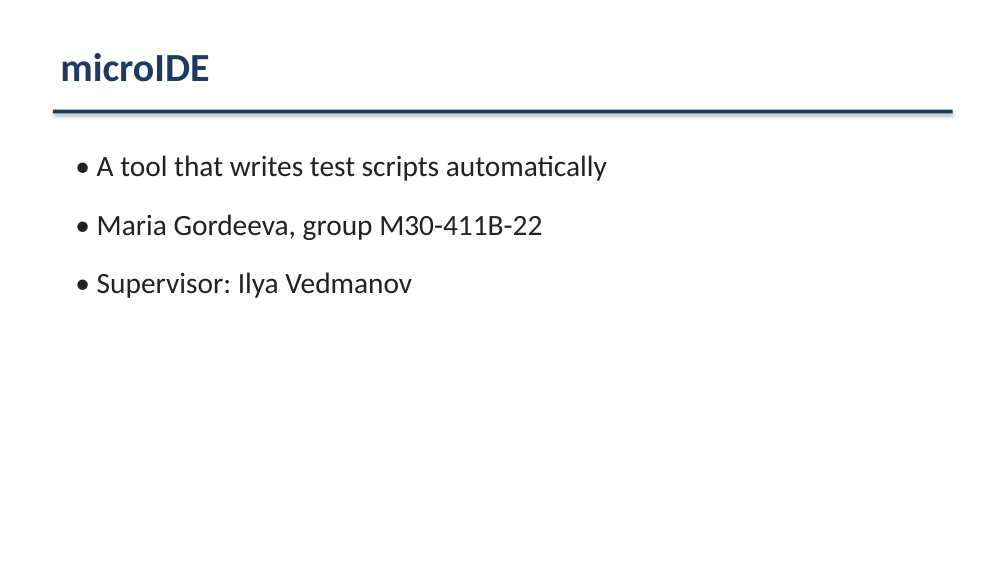
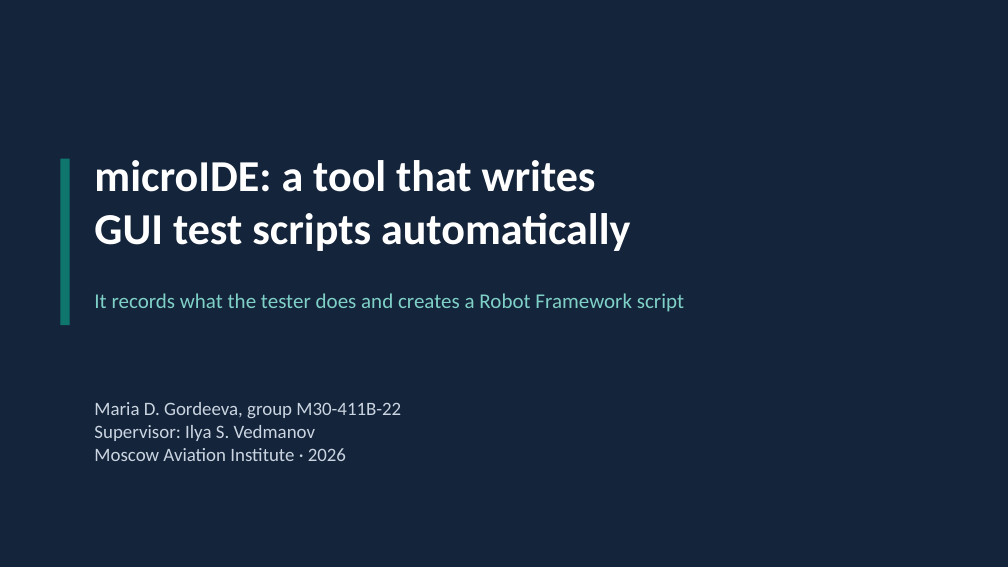
Before and after one commit to gordi27/microide, a slide deck: slide 1 of presentation/microIDE_presentation.pptx. Drawn at 1008x567 pixels with LibreOffice and Linux fonts; fonts in the diff are those of the drawing. Boxes give left, top, right and bottom in pixels: in the first picture for what was removed or moved away, otherwise in the second. Text is boxed around its words. In the diff, an @@ line names an element or a change of style, - is before the commit and + after.

```diff
--- a/presentation/microIDE_presentation.pptx
+++ b/presentation/microIDE_presentation.pptx
@@ rectangle added at <box>0,0,1008,567</box>, fill #14243B @@
@@ text removed at <box>60,53,209,82</box> @@
-microIDE
@@ rectangle removed at <box>53,110,953,113</box> @@
@@ rectangle added at <box>60,159,70,325</box>, fill #0F766E @@
@@ text at <box>94,160,630,251</box>: text changed; size 28 to 42 pt; text colour #222222 to #FFFFFF; bold on @@
-• A tool that writes test scripts automatically
-• Maria Gordeeva, group M30-411B-22
-• Supervisor: Ilya Vedmanov
+microIDE: a tool that writes
+GUI test scripts automatically
@@ text added at <box>94,293,684,312</box>, 20 pt, text #7FD1C7 @@
+It records what the tester does and creates a Robot Framework script
@@ text added at <box>94,402,401,461</box>, 18 pt, text #CBD5E1 @@
+Maria D. Gordeeva, group M30-411B-22
+Supervisor: Ilya S. Vedmanov
+Moscow Aviation Institute · 2026
```
Also in this commit, not shown: 6 other slides changed, 2 slides added, 2 slides removed, 2 other files.
